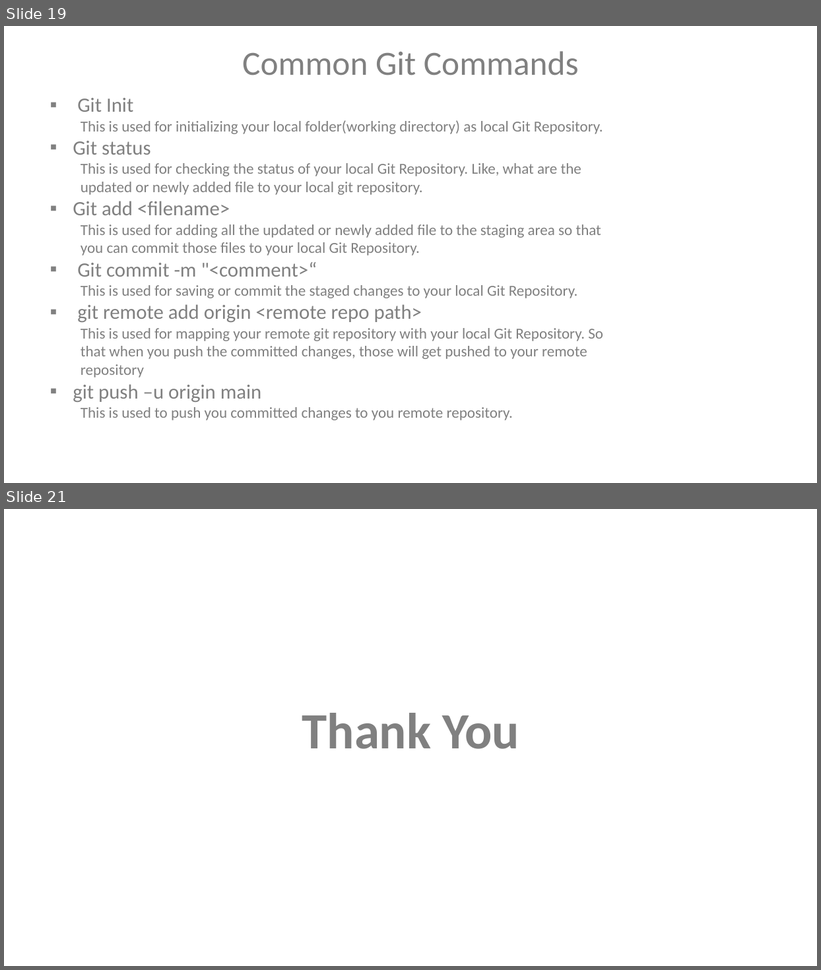
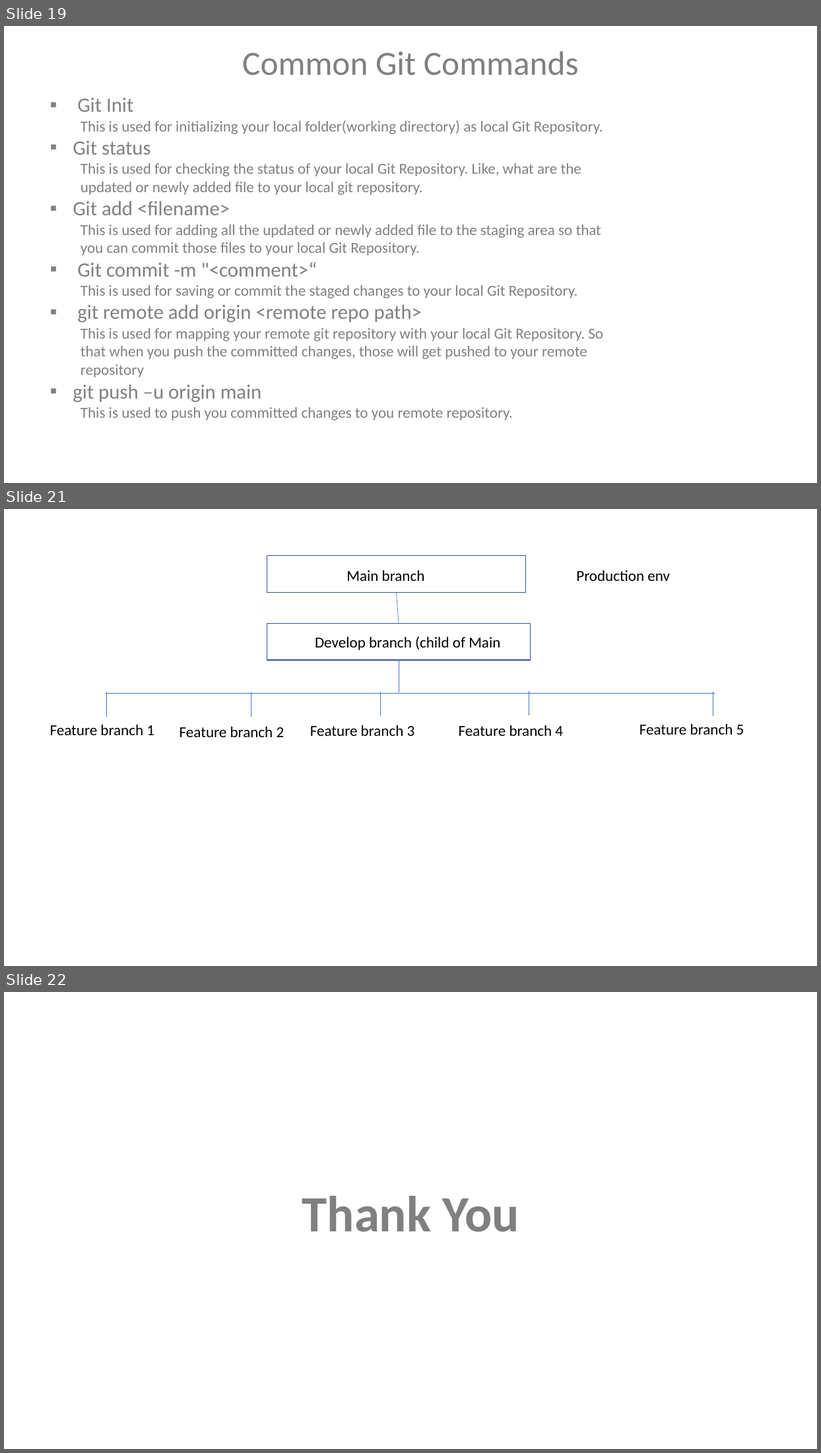
Before and after one commit to VaijinathHarbak/DevOpsDemo, a slide deck: DevOps.pptx. Shown one above the other, each under a label of ours: slides 19 and 21 before the commit, slides 19, 21 and 22 after it; the slides between them are not shown. The pictures are 821x970 and 821x1453 pixels, drawn with LibreOffice and Linux fonts; fonts in the diff are those of the drawing. Boxes give left, top, right and bottom in pixels: in the first picture for what was removed or moved away, otherwise in the second. Text is boxed around its words. In the diff, an @@ line names an element or a change of style, - is before the commit and + after.

```diff
--- a/DevOps.pptx
+++ b/DevOps.pptx
@@ slide 21 added at (x1=4, y1=509, x2=817, y2=966), background #FFFFFF @@
@@ rectangle added at (x1=267, y1=556, x2=525, y2=593), outline #325491 1 pt @@
@@ text added at (x1=347, y1=570, x2=425, y2=581), 18 pt, text #000000 @@
+Main branch
@@ text added at (x1=576, y1=570, x2=670, y2=581), 18 pt, text #000000 @@
+Production env
@@ line added from (396, 593) to (399, 624), #4472C4 0.5 pt @@
@@ rectangle added at (x1=267, y1=624, x2=531, y2=660), outline #325491 1 pt @@
@@ text added at (x1=315, y1=636, x2=500, y2=650), 18 pt, text #000000 @@
+Develop branch (child of Main
@@ line added from (399, 660) to (399, 692), #4472C4 0.5 pt @@
@@ line added from (106, 693) to (715, 693), #4472C4 0.5 pt @@
@@ line added from (106, 692) to (106, 717), #4472C4 0.5 pt @@
@@ line added from (252, 692) to (252, 717), #4472C4 0.5 pt @@
@@ line added from (381, 692) to (381, 716), #4472C4 0.5 pt @@
@@ line added from (529, 691) to (529, 716), #4472C4 0.5 pt @@
@@ line added from (713, 692) to (713, 716), #4472C4 0.5 pt @@
@@ text added at (x1=50, y1=725, x2=154, y2=735), 18 pt, text #000000 @@
+Feature branch 1
@@ text added at (x1=310, y1=725, x2=415, y2=736), 18 pt, text #000000 @@
+Feature branch 3
@@ text added at (x1=459, y1=725, x2=563, y2=736), 18 pt, text #000000 @@
+Feature branch 4
@@ text added at (x1=640, y1=724, x2=745, y2=735), 18 pt, text #000000 @@
+Feature branch 5
@@ text added at (x1=180, y1=727, x2=284, y2=737), 18 pt, text #000000 @@
+Feature branch 2
@@ what was slide 21 is now slide 22 @@
```
Also in this commit, not shown: 1 other slide added, 1 slide removed, 1 other file.
